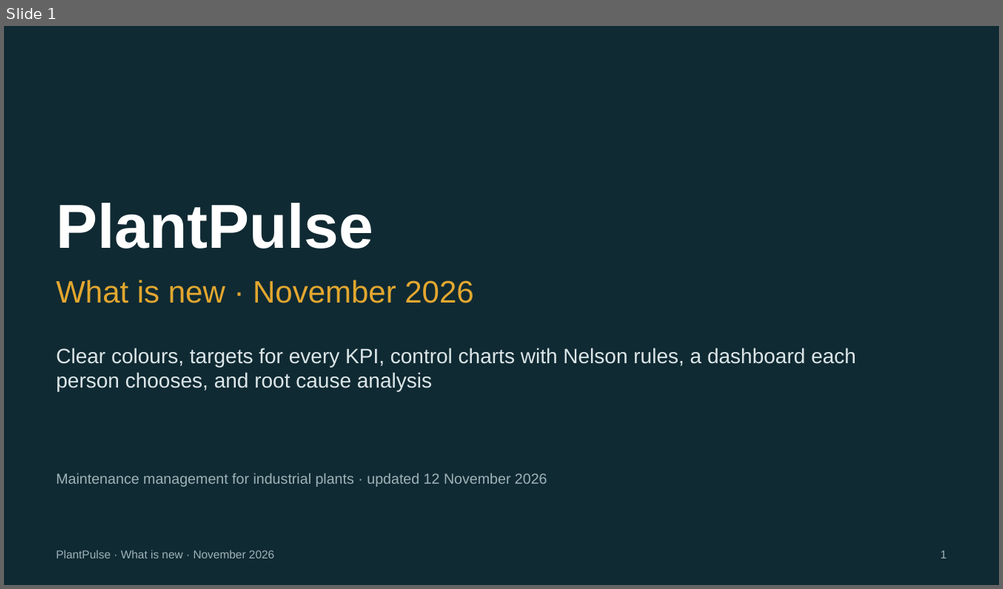
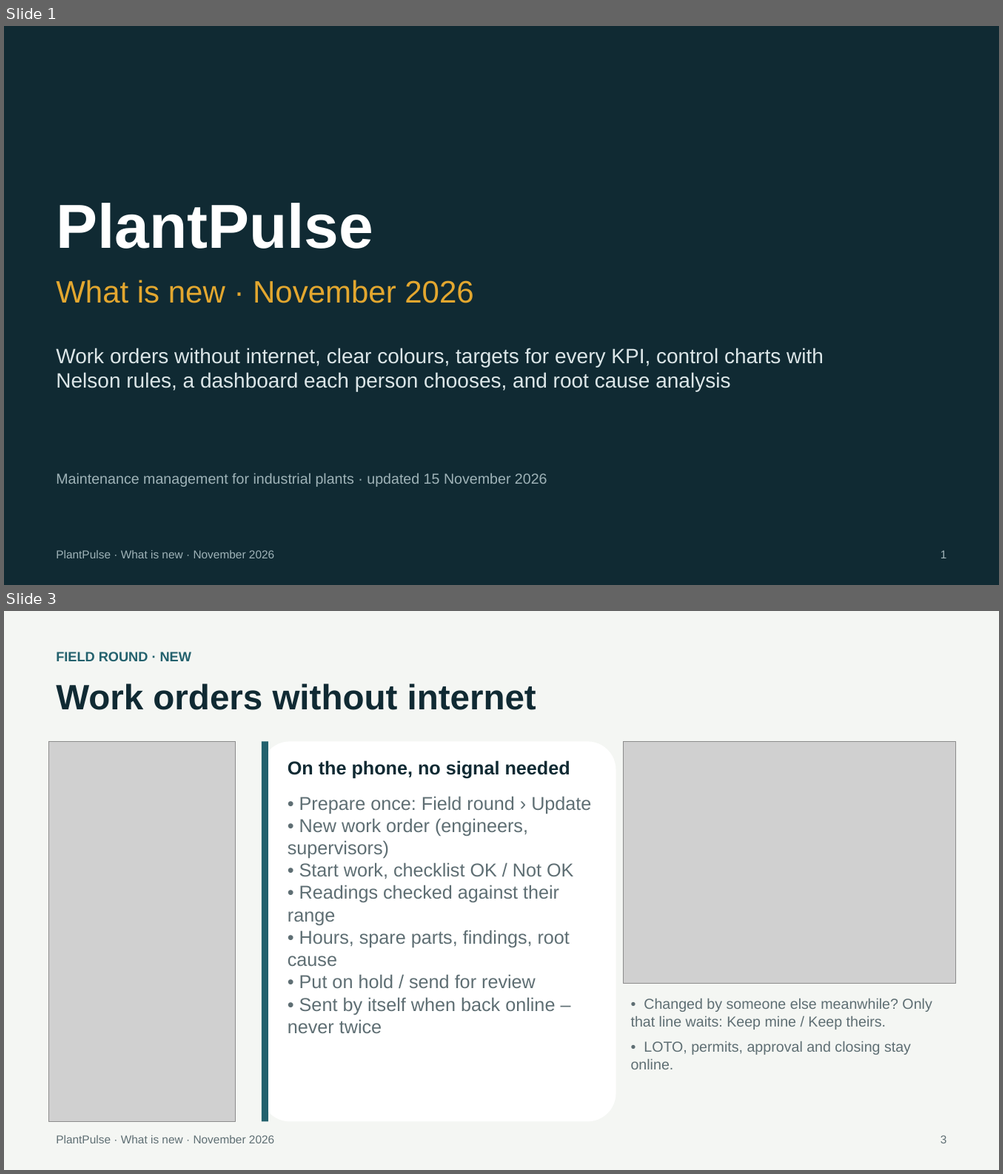
Before and after one commit to tarekgebaly976/PlantPulse, a slide deck: docs/guides/PlantPulse_Whats_New_2026-11.pptx. Shown one above the other, each under a label of ours: slide 1 before the commit, slides 1 and 3 after it; the slides between them are not shown. The pictures are 1003x589 and 1003x1174 pixels, drawn with LibreOffice and Linux fonts; fonts in the diff are those of the drawing; grey boxes stand for pictures. Boxes give left, top, right and bottom in pixels: in the first picture for what was removed or moved away, otherwise in the second. Text is boxed around its words. In the diff, an @@ line names an element or a change of style, - is before the commit and + after.

```diff
--- a/docs/guides/PlantPulse_Whats_New_2026-11.pptx
+++ b/docs/guides/PlantPulse_Whats_New_2026-11.pptx
@@ slide 3 added at [4, 611, 999, 1170], background #FFFFFF @@
@@ rectangle added at [4, 611, 999, 1170], fill #F4F6F3 @@
@@ text added at [56, 652, 191, 661], 13 pt, text #23616D, bold @@
+FIELD ROUND · NEW
@@ text added at [56, 684, 536, 710], 34 pt, text #102A33, bold @@
+Work orders without internet
@@ picture added at [48, 741, 236, 1122] @@
@@ rounded rectangle added at [262, 741, 616, 1122], fill #FFFFFF @@
@@ rectangle added at [262, 741, 268, 1122], fill #23616D @@
@@ picture added at [623, 741, 956, 984] @@
@@ text added at [287, 760, 570, 779], 18 pt, text #102A33, bold @@
+On the phone, no signal needed
@@ text added at [287, 796, 591, 1034], 18 pt, text #5E6E73 @@
+• Prepare once: Field round › Update
+• New work order (engineers, supervisors)
+• Start work, checklist OK / Not OK
+• Readings checked against their range
+• Hours, spare parts, findings, root cause
+• Put on hold / send for review
+• Sent by itself when back online – never twice
@@ text added at [631, 999, 931, 1070], 14 pt, text #5E6E73 @@
+• Changed by someone else meanwhile? Only that line waits: Keep mine / Keep theirs.
+• LOTO, permits, approval and closing stay online.
@@ text added at [56, 1136, 274, 1144], 11 pt, text #5E6E73 @@
+PlantPulse · What is new · November 2026
@@ text added at [940, 1136, 947, 1144], 11 pt, text #5E6E73 @@
+3
@@ slide 1 changed as well @@
@@ text at [56, 348, 823, 392]: text changed @@
-Clear colours, targets for every KPI, control charts with Nelson rules, a dashboard each person chooses, and root cause analysis
+Work orders without internet, clear colours, targets for every KPI, control charts with Nelson rules, a dashboard each person chooses, and root cause analysis
@@ text at [56, 474, 547, 487]: text changed @@
-Maintenance management for industrial plants · updated 12 November 2026
+Maintenance management for industrial plants · updated 15 November 2026
```
Also in this commit, not shown: 9 other slides changed, 7 other files.
